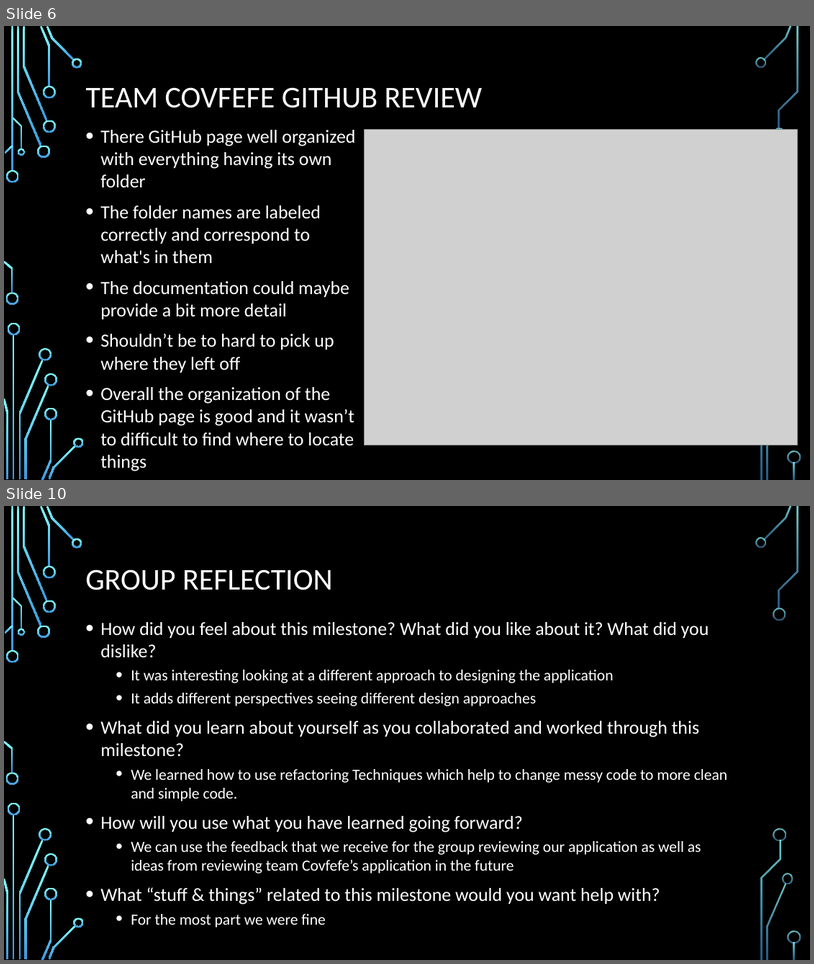
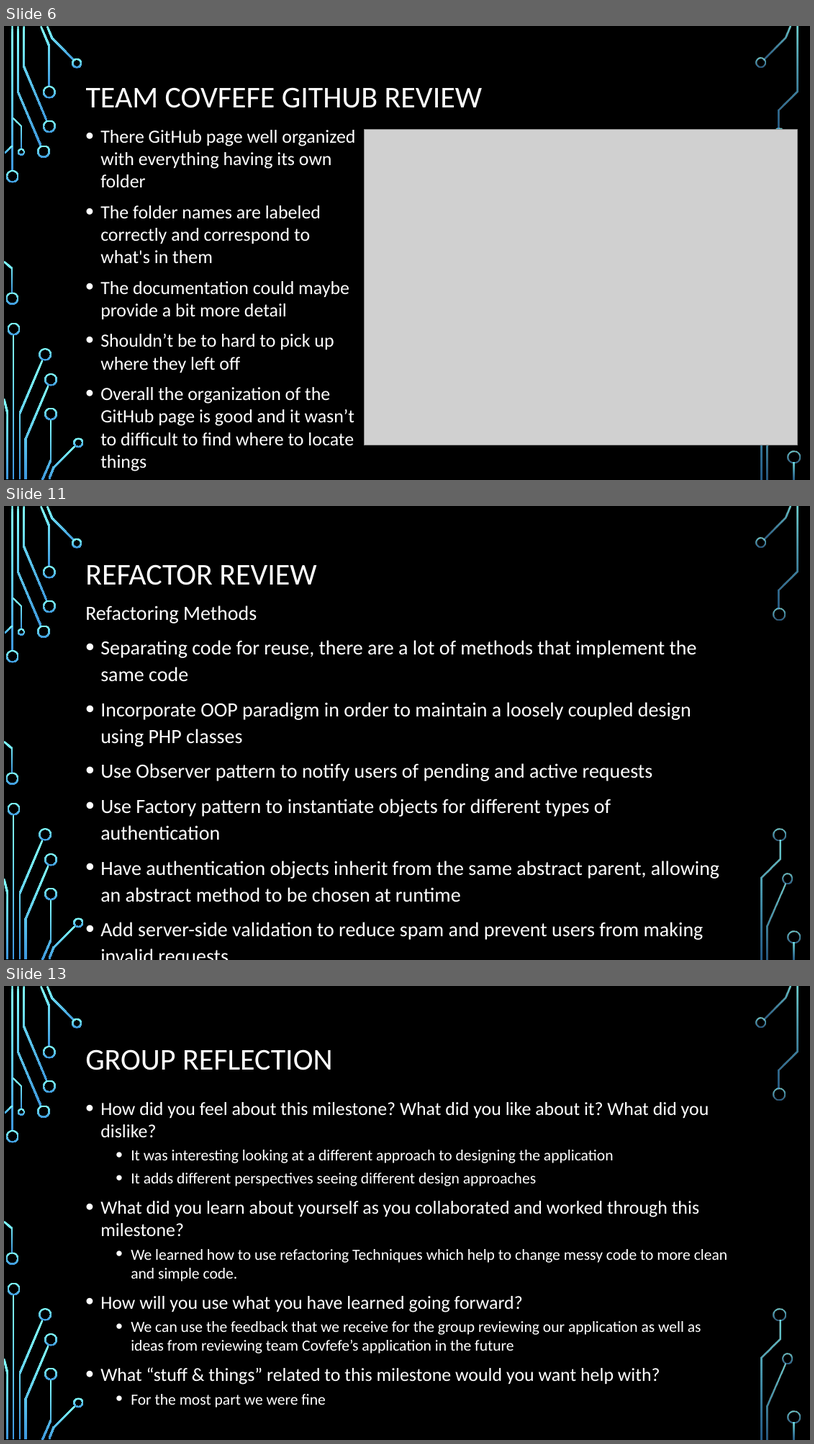
Before and after one commit to ureginastudent/PROJECT, a slide deck: Milestone 7/ENSE 470 Milestone 7.pptx. Shown one above the other, each under a label of ours: slides 6 and 10 before the commit, slides 6, 11 and 13 after it; the slides between them are not shown. The pictures are 814x964 and 814x1444 pixels, drawn with LibreOffice and Linux fonts; fonts in the diff are those of the drawing; grey boxes stand for pictures; background and template pictures are left out. Boxes give left, top, right and bottom in pixels: in the first picture for what was removed or moved away, otherwise in the second. Text is boxed around its words. In the diff, an @@ line names an element or a change of style, - is before the commit and + after.

```diff
--- a/Milestone 7/ENSE 470 Milestone 7.pptx
+++ b/Milestone 7/ENSE 470 Milestone 7.pptx
@@ slide 11 added at bbox=[4, 506, 810, 960], background picture (left out); not listed: 36 template elements that a slide beside it also shows @@
@@ title added at bbox=[85, 564, 316, 585], 36 pt, text #FFFFFF @@
+REFACTOR REVIEW
@@ text added at bbox=[85, 605, 720, 939], 24 pt, text #FFFFFF @@
+Refactoring Methods
+• Separating code for reuse, there are a lot of methods that implement the same code
+• Incorporate OOP paradigm in order to maintain a loosely coupled design using PHP classes
+• Use Observer pattern to notify users of pending and active requests
+• Use Factory pattern to instantiate objects for different types of authentication
+• Have authentication objects inherit from the same abstract parent, allowing an abstract method to be chosen at runtime
+• Add server-side validation to reduce spam and prevent users from making invalid requests
@@ what was slide 10 is now slide 13 @@
```
Also in this commit, not shown: 2 slides changed, 3 other slides added, 1 slide removed.
